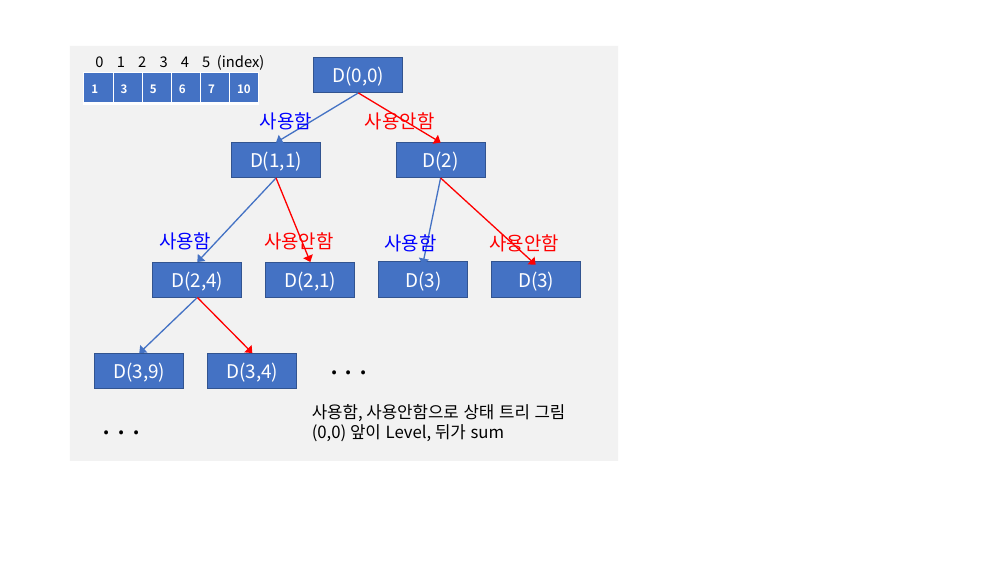
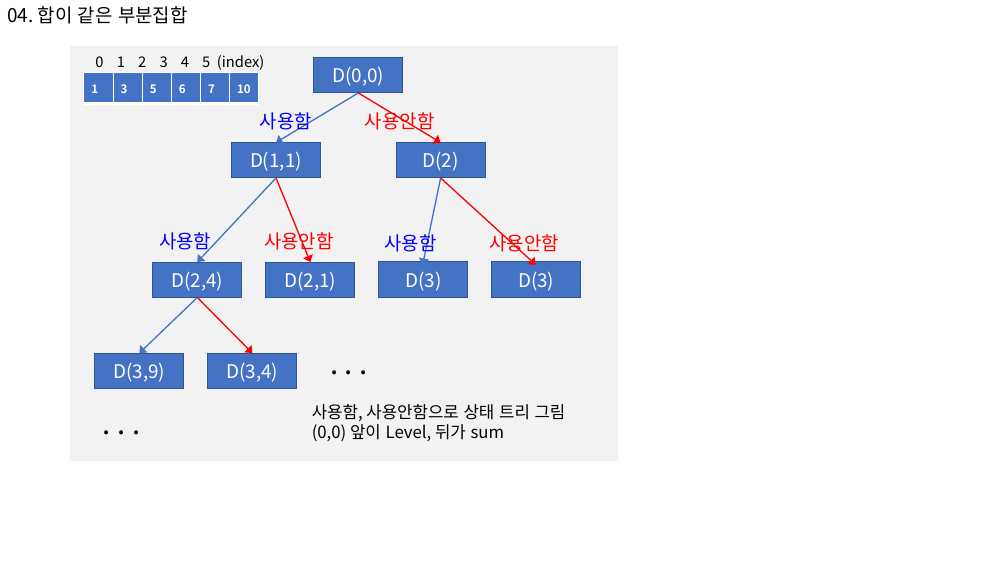
Before and after one commit to s-jinipark/pythonTest, a slide deck: slide 2 of inf-learn/section6/연습/인프런_코딩_section6.pptx. Drawn at 1008x567 pixels with LibreOffice and Linux fonts; fonts in the diff are those of the drawing. Boxes give left, top, right and bottom in pixels: in the first picture for what was removed or moved away, otherwise in the second. Text is boxed around its words. In the diff, an @@ line names an element or a change of style, - is before the commit and + after.

```diff
--- a/inf-learn/section6/연습/인프런_코딩_section6.pptx
+++ b/inf-learn/section6/연습/인프런_코딩_section6.pptx
@@ text added at [7, 6, 188, 24], 18 pt, text #000000 @@
+04. 합이 같은 부분집합
```
Also in this commit, not shown: 3 other slides changed, 2 slides added, 5 other files.
